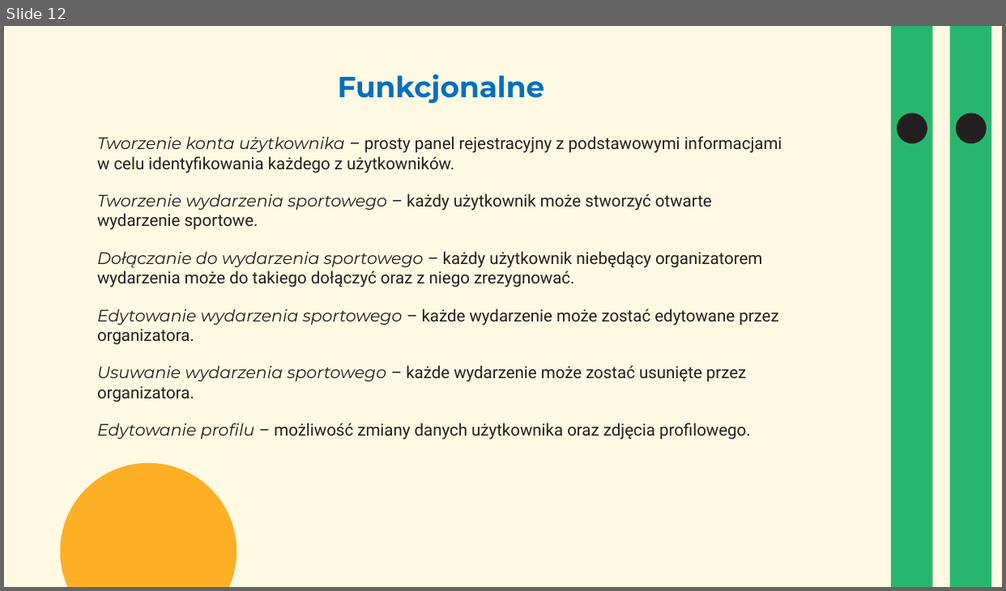
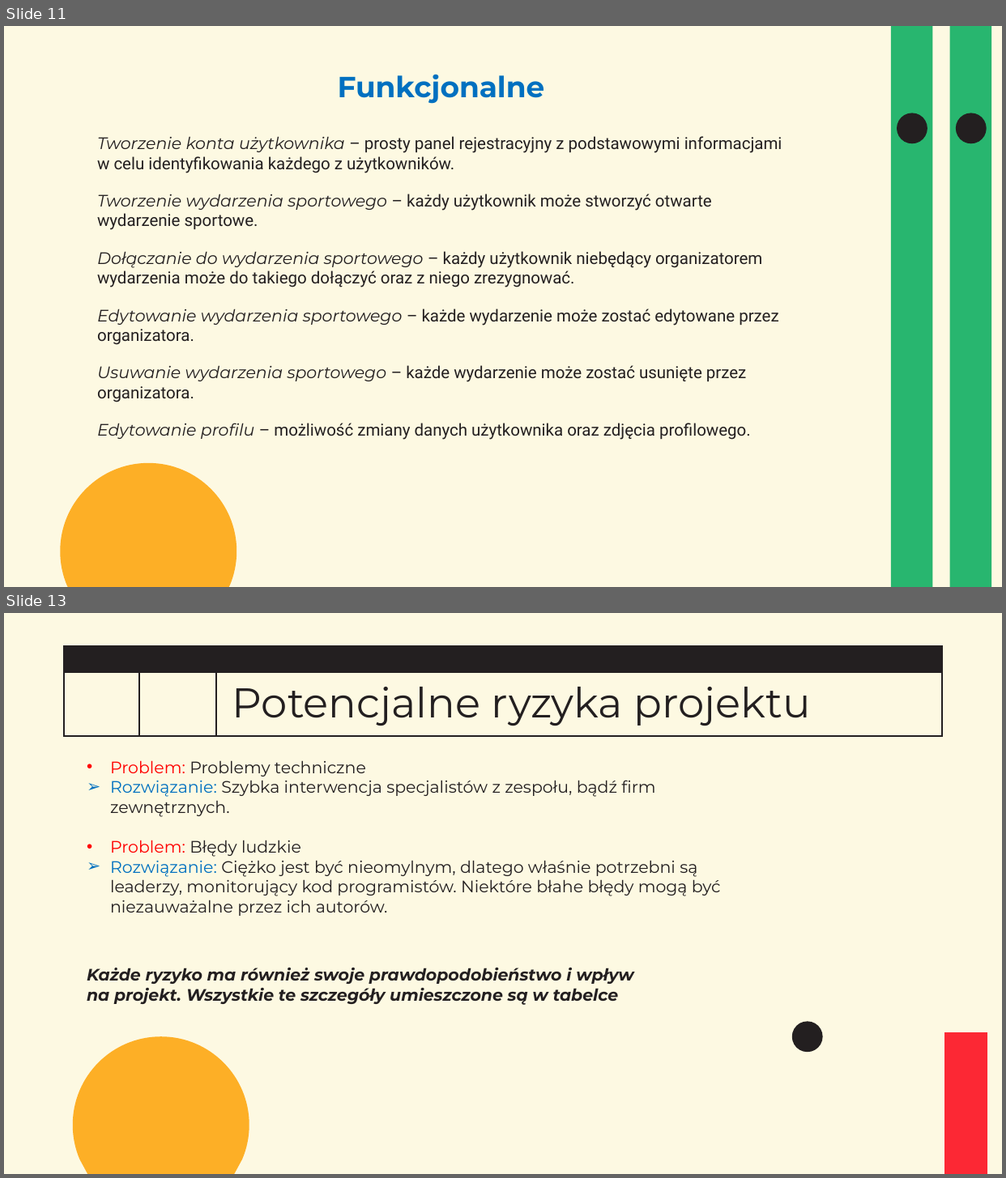
Before and after one commit to mkalejta/wspolczesne_zastosowania_informatyki, a slide deck: Aplikacja Sports Joiner.pptx. Shown one above the other, each under a label of ours: slide 12 before the commit, slides 11 and 13 after it; the slides between them are not shown. The pictures are 1006x591 and 1006x1178 pixels, drawn with LibreOffice and Linux fonts; fonts in the diff are those of the drawing; background and template pictures are left out. Boxes give left, top, right and bottom in pixels: in the first picture for what was removed or moved away, otherwise in the second. Text is boxed around its words. In the diff, an @@ line names an element or a change of style, - is before the commit and + after.

```diff
--- a/Aplikacja Sports Joiner.pptx
+++ b/Aplikacja Sports Joiner.pptx
@@ slide 13 added at [4, 613, 1002, 1174], background #FDF9E2 @@
@@ rectangle added at [64, 646, 942, 672], fill #231F20, outline #231F20 1.25 pt @@
@@ rectangle added at [64, 672, 942, 736], fill #FDF9E2, outline #231F20 1.25 pt @@
@@ line added from (139, 672) to (139, 736), #231F20 1.25 pt @@
@@ text added at [139, 679, 216, 730], 32 pt, text #FDF9E2 @@
+13
@@ line added from (216, 672) to (216, 736), #231F20 1.25 pt @@
@@ title added at [232, 687, 811, 726], 40 pt, text #231F20 @@
+Potencjalne ryzyka projektu
@@ text added at [110, 760, 721, 916], 16 pt, text #231F20 @@
+• Problem: Problemy techniczne
+➢ Rozwiązanie: Szybka interwencja specjalistów z zespołu, bądź firm zewnętrznych.
+• Problem: Błędy ludzkie
+➢ Rozwiązanie: Ciężko jest być nieomylnym, dlatego właśnie potrzebni są leaderzy, monitorujący kod programistów. Niektóre błahe błędy mogą być niezauważalne przez ich autorów.
@@ text added at [87, 968, 633, 1005], 16 pt, text #231F20, bold, italic @@
+Każde ryzyko ma również swoje prawdopodobieństwo i wpływ na projekt. Wszystkie te szczegóły umieszczone są w tabelce
@@ ellipse added at [792, 1022, 823, 1053], fill #231F20 @@
@@ freeform shape added at [73, 1037, 249, 1174], fill #FEA000 at 83% opacity @@
@@ freeform shape added at [944, 1033, 987, 1174], fill #FC2834, outline #FC2834 0.22 pt @@
@@ what was slide 12 is now slide 11 @@
```
Also in this commit, not shown: 1 slide changed, 2 other slides added.
